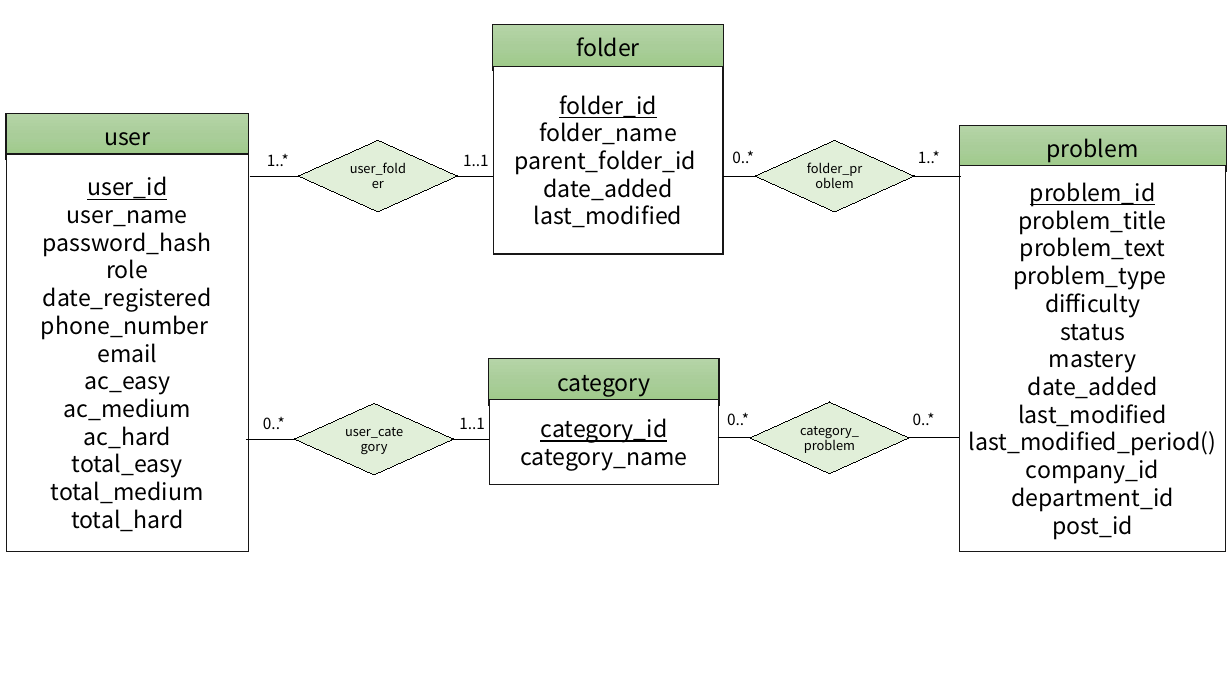
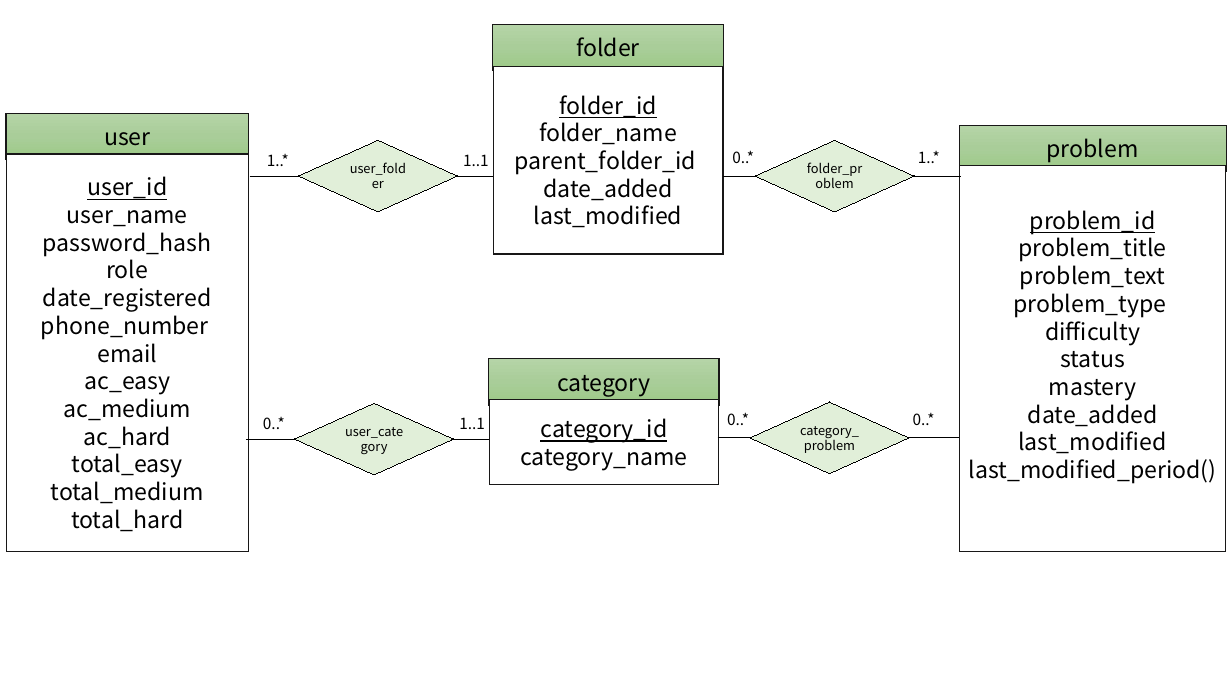
Before and after one commit to ALiersEL/CodeVault, a slide deck: slide 1 of db.pptx. Drawn at 1232x693 pixels with LibreOffice and Linux fonts; fonts in the diff are those of the drawing. Boxes give left, top, right and bottom in pixels: in the first picture for what was removed or moved away, otherwise in the second. Text is boxed around its words. In the diff, an @@ line names an element or a change of style, - is before the commit and + after.

```diff
--- a/db.pptx
+++ b/db.pptx
@@ text in rectangle at (1011, 455, 1173, 539): paragraphs removed @@
-company_id
-department_id
-post_id
```
Also in this commit, not shown: 1 other slide changed, 1 slide removed, 53 other files.
